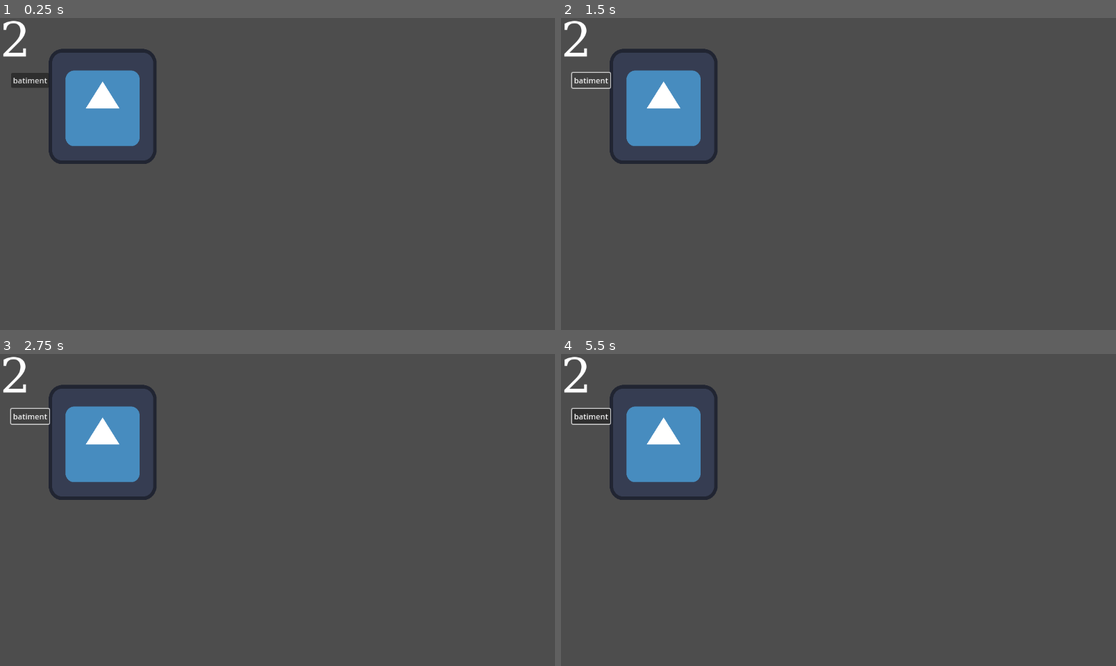
Above: before the commit, frames 1-4 (two rows, left to right).
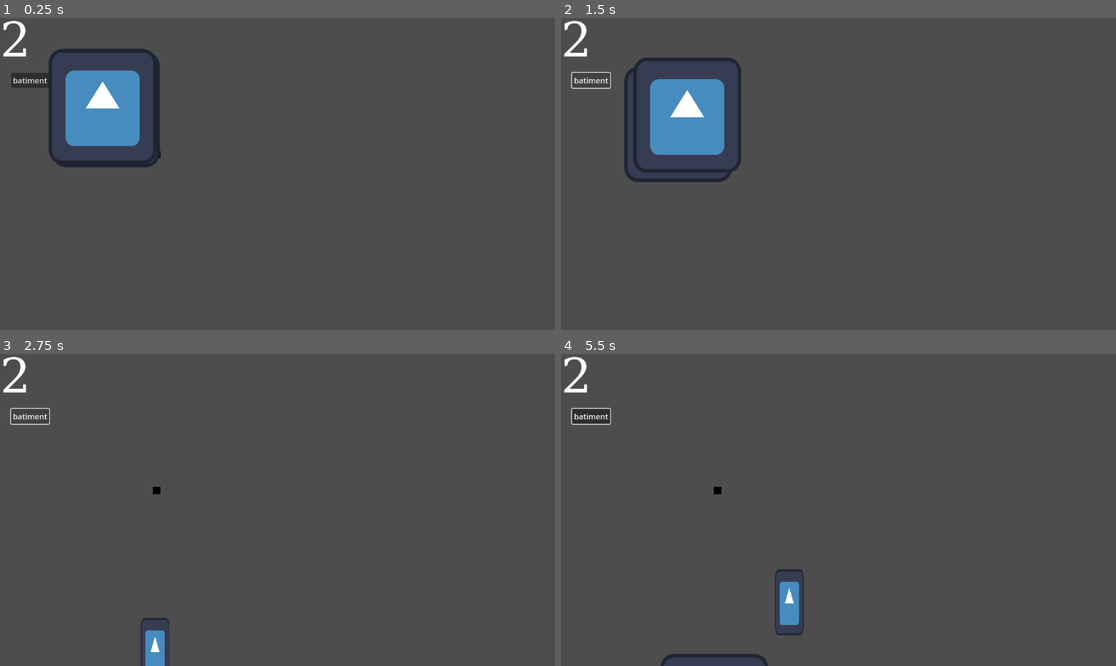
Above: after the commit, the same moments.

Repository: Nuxnuxx/gamejam-2024
Game: Godot game, scene res://main.tscn
The game is run twice, just before and just after one commit, with the same random seed, the same clock (stepped at 60 frames per second) and the same inputs. The engine's default icon, where the game draws it, is replaced by a stand-in: a white triangle on a blue panel in a dark square.
Inputs (mouse positions are in pixels of both pictures, inside the frame that each line leads up to):
- Up to frame 1 (0.25 s): no input
- Up to frame 2 (1.5 s): click "batiment" at 0.5 s; click "batiment" at 1.25 s
- Up to frame 3 (2.75 s): click "batiment" at 2 s
- Up to frame 4 (5.5 s): move the mouse to (960, 494) at 2.77 s; click (960, 494) at 2.85 s; move the mouse to (727, 525) at 3.52 s; click (727, 525) at 3.6 s; move the mouse to (894, 441) at 4.27 s; click (894, 441) at 4.35 s; move the mouse to (810, 572) at 5.02 s; click (810, 572) at 5.1 s

The runs differ from the first frame. In frame 1, 0.4% of the frame differs, in the area x 10-29%, y 11-48%; in frame 2, 4.9%; in frame 3, 4.6%; in frame 4, 5.0%, in the area x 8-44%, y 9-100%.
Error before the commit: Invalid access to property or key 'global_position' on a base object of type 'Nil'. (res://Actors/Ennemy/Ennemy_Base/ennemy_base.gd:36)

Commit message:
feat: clean main scene ready to design

Diff:
--- /dev/null
+++ b/Map/spawner.tscn
@@ -0,0 +1,21 @@
+[gd_scene load_steps=2 format=3 uid="uid://csnqj86xqkwhh"]
+
+[ext_resource type="Script" path="res://Map/Spawner.gd" id="1_oisun"]
+
+[node name="Spawner" type="Node"]
+script = ExtResource("1_oisun")
+
+[node name="SpawnPoint1" type="Marker2D" parent="."]
+position = Vector2(1032, 104)
+
+[node name="SpawnPoint2" type="Marker2D" parent="."]
+position = Vector2(107, 92)
+
+[node name="SpawnPoint3" type="Marker2D" parent="."]
+position = Vector2(973, 519)
+
+[node name="SpawnPoint4" type="Marker2D" parent="."]
+position = Vector2(158, 505)
+
+[node name="SpawnPoint5" type="Marker2D" parent="."]
+position = Vector2(451, 596)
--- a/main.tscn
+++ b/main.tscn
@@ -1,6 +1,7 @@
-[gd_scene load_steps=8 format=3 uid="uid://q0kj70kue1w0"]
+[gd_scene load_steps=9 format=3 uid="uid://q0kj70kue1w0"]
 
-[ext_resource type="Script" path="res://Map/Spawner.gd" id="3_2pspj"]
+[ext_resource type="PackedScene" uid="uid://csnqj86xqkwhh" path="res://Map/spawner.tscn" id="1_p8xiu"]
+[ext_resource type="PackedScene" uid="uid://xegxwc3xy61w" path="res://Actors/Building/Building.tscn" id="2_i17st"]
 [ext_resource type="Script" path="res://CanvasLayer.gd" id="3_2s6iy"]
 [ext_resource type="Script" path="res://Map/TimeManager.gd" id="4_28pcd"]
 [ext_resource type="Script" path="res://Map/TileMap.gd" id="5_aep1n"]
@@ -39,23 +40,7 @@
 
 [node name="Main_Scene" type="Node2D"]
 
-[node name="Spawner" type="Node" parent="."]
-script = ExtResource("3_2pspj")
-
-[node name="SpawnPoint1" type="Marker2D" parent="Spawner"]
-position = Vector2(1032, 104)
-
-[node name="SpawnPoint2" type="Marker2D" parent="Spawner"]
-position = Vector2(107, 92)
-
-[node name="SpawnPoint3" type="Marker2D" parent="Spawner"]
-position = Vector2(973, 519)
-
-[node name="SpawnPoint4" type="Marker2D" parent="Spawner"]
-position = Vector2(158, 505)
-
-[node name="SpawnPoint5" type="Marker2D" parent="Spawner"]
-position = Vector2(451, 596)
+[node name="Spawner" parent="." instance=ExtResource("1_p8xiu")]
 
 [node name="CanvasLayer" type="CanvasLayer" parent="."]
 script = ExtResource("3_2s6iy")
@@ -84,4 +69,7 @@
 
 [node name="batiments" type="Node" parent="."]
 
+[node name="Building" parent="." instance=ExtResource("2_i17st")]
+position = Vector2(325, 284)
+
 [connection signal="pressed" from="CanvasLayer/Button" to="TileMap" method="_on_button_pressed"]
